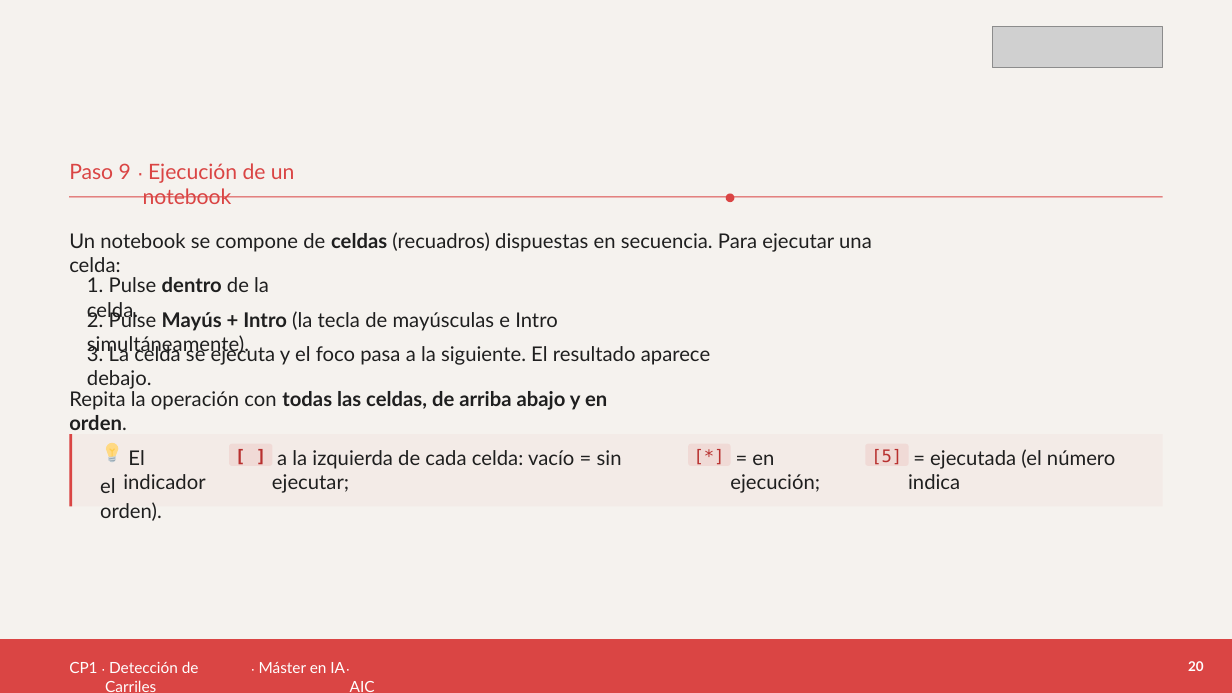
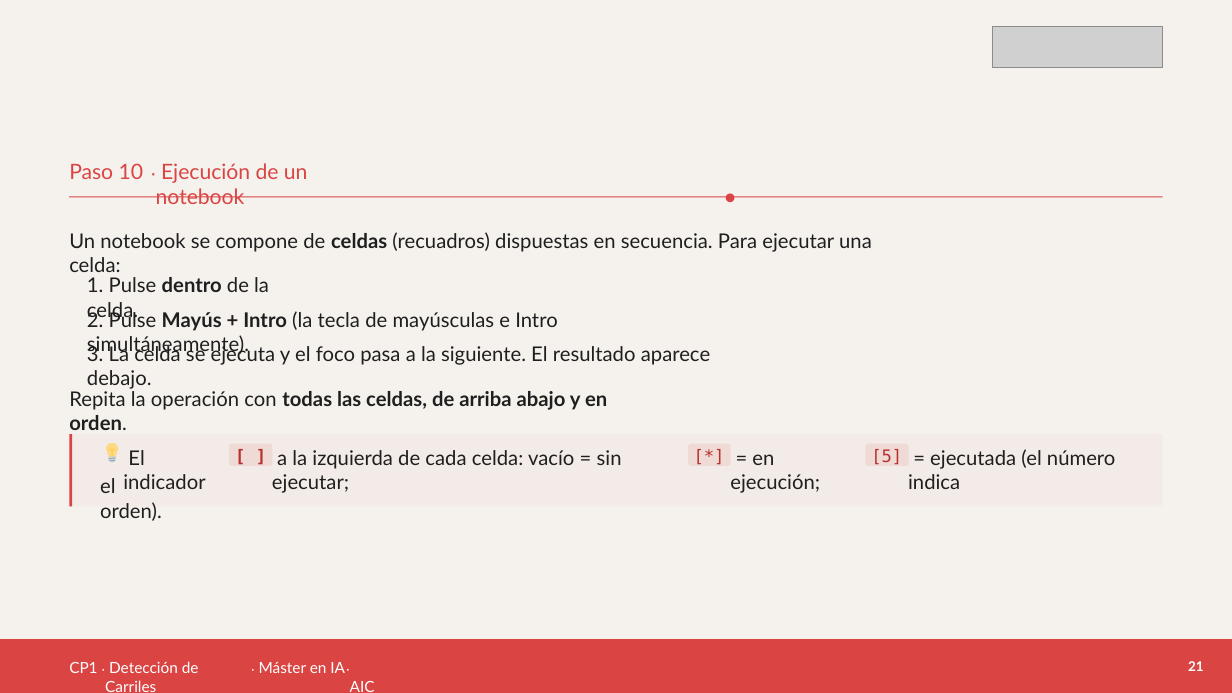
Before and after one commit to codx-digital/master-ia-practicas, a slide deck: slide 21 of CP1-carriles/rendered/CP1-dosier-alumno.pptx (slide 20 before the commit). Drawn at 1232x693 pixels with LibreOffice and Linux fonts; fonts in the diff are those of the drawing; grey boxes stand for pictures. Boxes give left, top, right and bottom in pixels: in the first picture for what was removed or moved away, otherwise in the second. Text is boxed around its words. In the diff, an @@ line names an element or a change of style, - is before the commit and + after.

```diff
--- a/CP1-carriles/rendered/CP1-dosier-alumno.pptx
+++ b/CP1-carriles/rendered/CP1-dosier-alumno.pptx
@@ text at [69, 163, 144, 179]: text changed @@
-Paso 9
+Paso 10
@@ text "·": place and size @@
-text "·" at [137, 159, 158, 180]
+text "·" at [150, 159, 171, 180]
@@ text "Ejecución de un notebook": place and size @@
-text "Ejecución de un notebook" at [143, 163, 295, 204]
+text "Ejecución de un notebook" at [156, 163, 308, 204]
@@ text at [1188, 661, 1204, 671]: text changed @@
-20
+21
```
Also in this commit, not shown: 28 other slides changed, 1 slide added, 3 other files.
